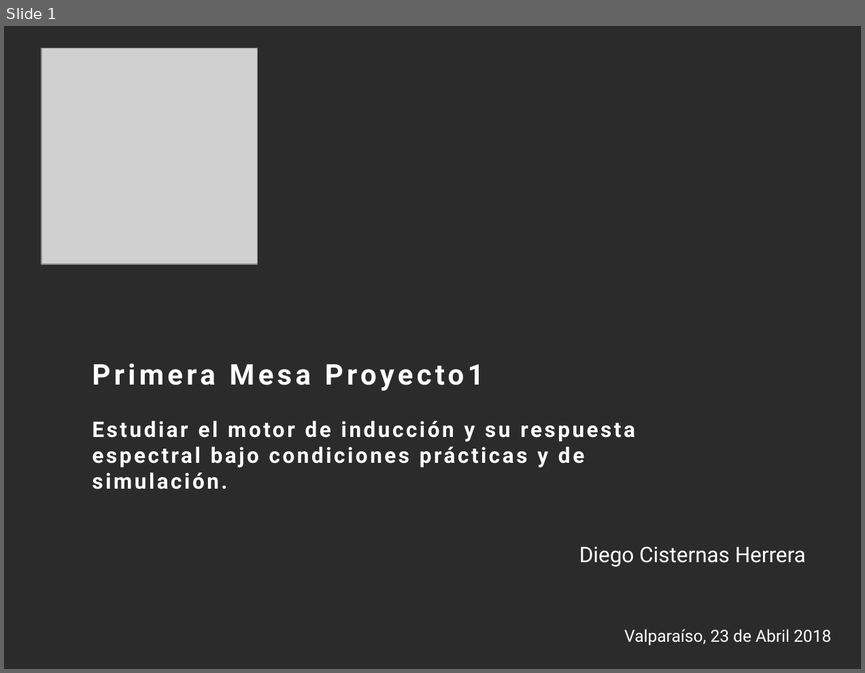
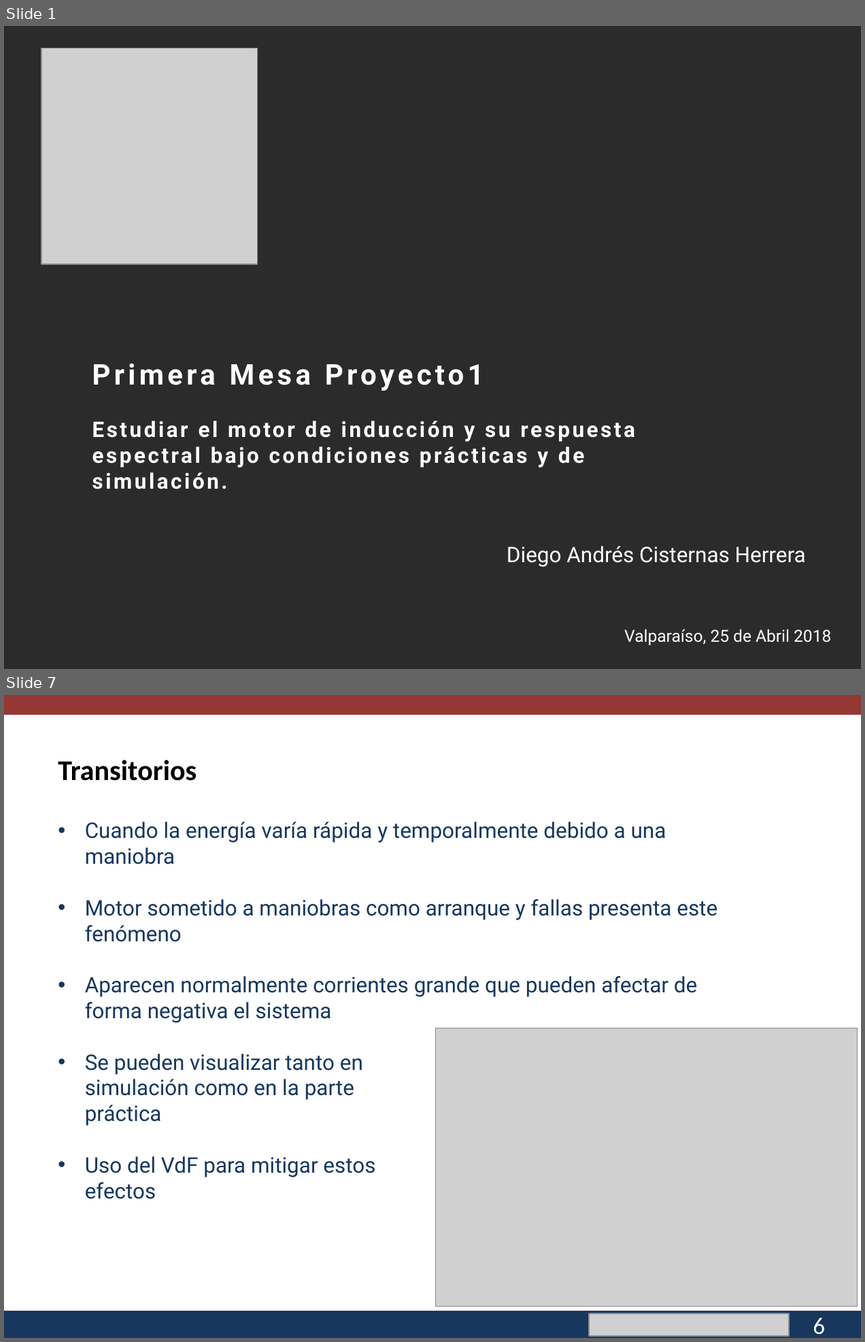
Before and after one commit to cisternashdiego/Proyecto1, a slide deck: Primera mesa.pptx. Shown one above the other, each under a label of ours: slide 1 before the commit, slides 1 and 7 after it; the slides between them are not shown. The pictures are 865x673 and 865x1342 pixels, drawn with LibreOffice and Linux fonts; fonts in the diff are those of the drawing; grey boxes stand for pictures; background and template pictures are left out; a plain dark background stands for a picture behind light text. Boxes give left, top, right and bottom in pixels: in the first picture for what was removed or moved away, otherwise in the second. Text is boxed around its words. In the diff, an @@ line names an element or a change of style, - is before the commit and + after.

```diff
--- a/Primera mesa.pptx
+++ b/Primera mesa.pptx
@@ slide 7 added at <box>4,695,861,1338</box>, background #FFFFFF @@
@@ rectangle added at <box>4,695,861,715</box>, fill #953735 @@
@@ text added at <box>58,760,196,781</box>, 24 pt, text #000000, bold @@
+Transitorios
@@ text added at <box>85,821,717,1199</box>, 18 pt, text #17375E @@
+• Cuando la energía varía rápida y temporalmente debido a una maniobra
+• Motor sometido a maniobras como arranque y fallas presenta este fenómeno
+• Aparecen normalmente corrientes grande que pueden afectar de forma negativa el sistema
+• Se pueden visualizar tanto en
+  simulación como en la parte
+  práctica
+• Uso del VdF para mitigar estos
+  efectos
@@ picture added at <box>436,1028,857,1306</box> @@
@@ rectangle added at <box>4,1310,861,1338</box>, fill #17375E @@
@@ picture added at <box>588,1312,788,1335</box> @@
@@ text added at <box>718,1311,861,1338</box>, 11 pt, text #FFFFFF @@
+pucv.cl
@@ text added at <box>813,1317,825,1334</box>, 20 pt, text #FFFFFF @@
+6
@@ slide 1 changed as well @@
@@ text at <box>507,546,806,567</box>: text changed @@
-Diego Cisternas Herrera
+Diego Andrés Cisternas Herrera
@@ text at <box>624,628,831,645</box>: text changed @@
-Valparaíso, 23 de Abril 2018
+Valparaíso, 25 de Abril 2018
```
Also in this commit, not shown: 16 other slides added, 1 slide removed, 2 other files.
